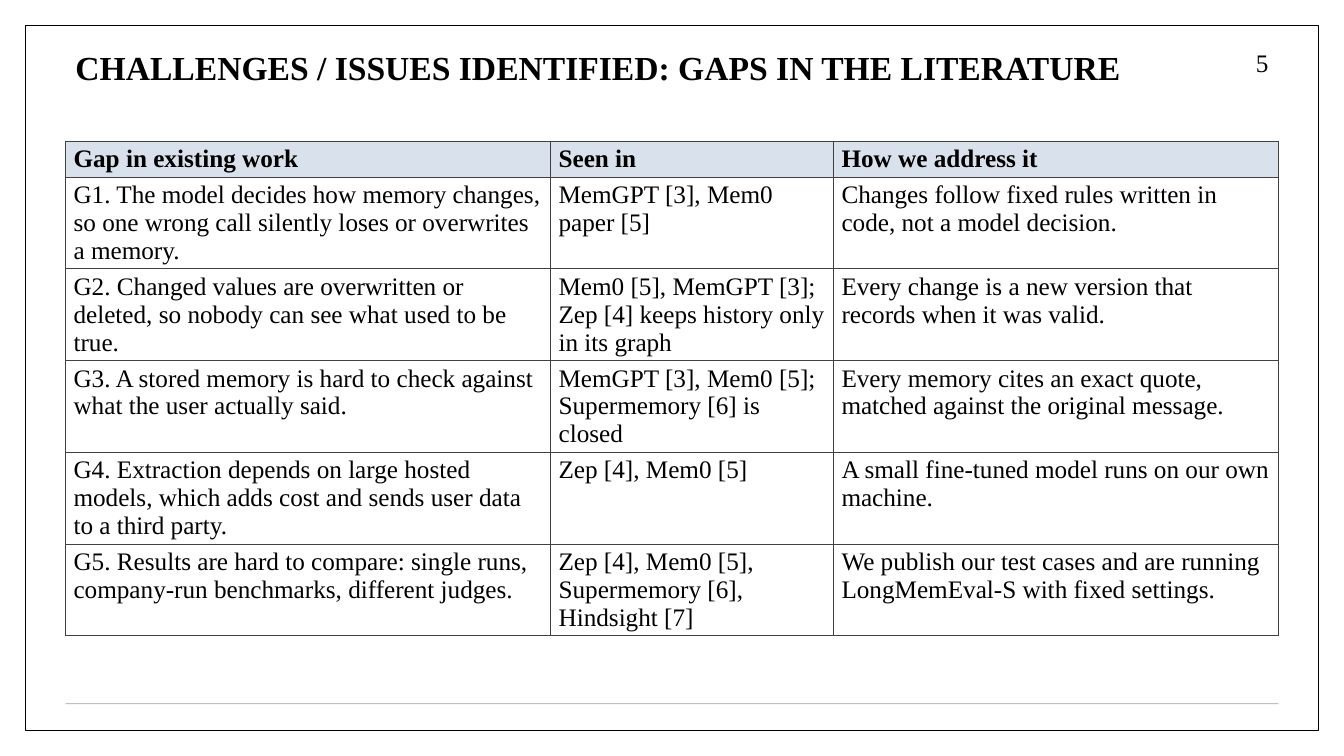
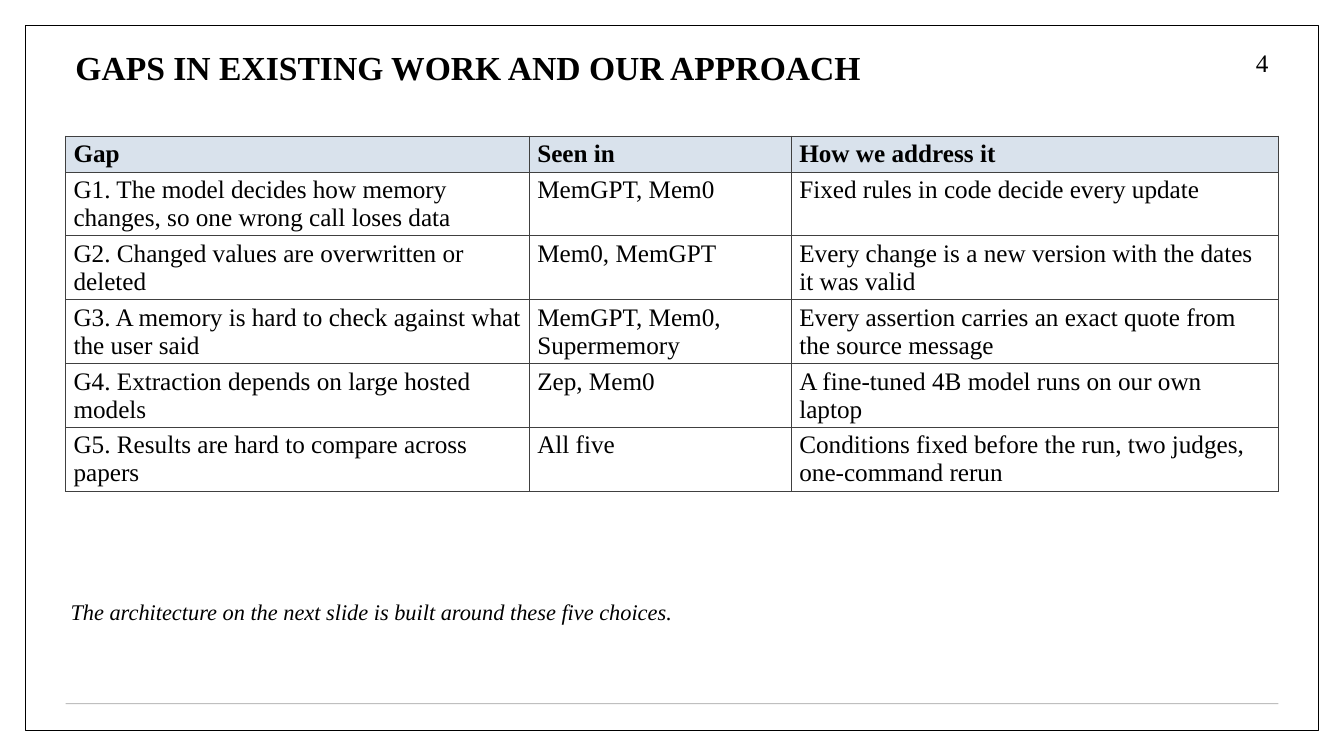
Before and after one commit to aryaniyaps/sdp-2026, a slide deck: slide 4 of P1_R2_13.pptx (slide 5 before the commit). Drawn at 1344x756 pixels with LibreOffice and Linux fonts; fonts in the diff are those of the drawing. Boxes give left, top, right and bottom in pixels: in the first picture for what was removed or moved away, otherwise in the second. Text is boxed around its words. In the diff, an @@ line names an element or a change of style, - is before the commit and + after.

Commit message:
Update the third project review slides and PDF

```diff
--- a/P1_R2_13.pptx
+++ b/P1_R2_13.pptx
@@ title at [75,57,860,81]: text changed @@
-CHALLENGES / ISSUES IDENTIFIED: GAPS IN THE LITERATURE
+GAPS IN EXISTING WORK AND OUR APPROACH
@@ page number at [1256,55,1269,72]: text changed @@
-5
+4
@@ table at [66,136,1278,491] @@
-row 1, column 1: Gap in existing work
+row 1, column 1: Gap
-row 2: G1. The model decides how memory changes, so one wrong call silently loses or overwrites a memory. | MemGPT [3], Mem0 paper [5] | Changes follow fixed rules written in code, not a model decision.
+row 2: G1. The model decides how memory changes, so one wrong call loses data | MemGPT, Mem0 | Fixed rules in code decide every update
-row 3: G2. Changed values are overwritten or deleted, so nobody can see what used to be true. | Mem0 [5], MemGPT [3]; Zep [4] keeps history only in its graph | Every change is a new version that records when it was valid.
+row 3: G2. Changed values are overwritten or deleted | Mem0, MemGPT | Every change is a new version with the dates it was valid
-row 4: G3. A stored memory is hard to check against what the user actually said. | MemGPT [3], Mem0 [5]; Supermemory [6] is closed | Every memory cites an exact quote, matched against the original message.
+row 4: G3. A memory is hard to check against what the user said | MemGPT, Mem0, Supermemory | Every assertion carries an exact quote from the source message
-row 5: G4. Extraction depends on large hosted models, which adds cost and sends user data to a third party. | Zep [4], Mem0 [5] | A small fine-tuned model runs on our own machine.
+row 5: G4. Extraction depends on large hosted models | Zep, Mem0 | A fine-tuned 4B model runs on our own laptop
-row 6: G5. Results are hard to compare: single runs, company-run benchmarks, different judges. | Zep [4], Mem0 [5], Supermemory [6], Hindsight [7] | We publish our test cases and are running LongMemEval-S with fixed settings.
+row 6: G5. Results are hard to compare across papers | All five | Conditions fixed before the run, two judges, one-command rerun
@@ table: place and size @@
-table at [66,141,1278,636]
+table at [66,136,1278,491]
@@ text added at [71,604,672,625], 16 pt, text #000000, italic @@
+The architecture on the next slide is built around these five choices.
```
Also in this commit, not shown: 12 other slides changed, 10 slides added, 19 slides removed, 1 other file.
